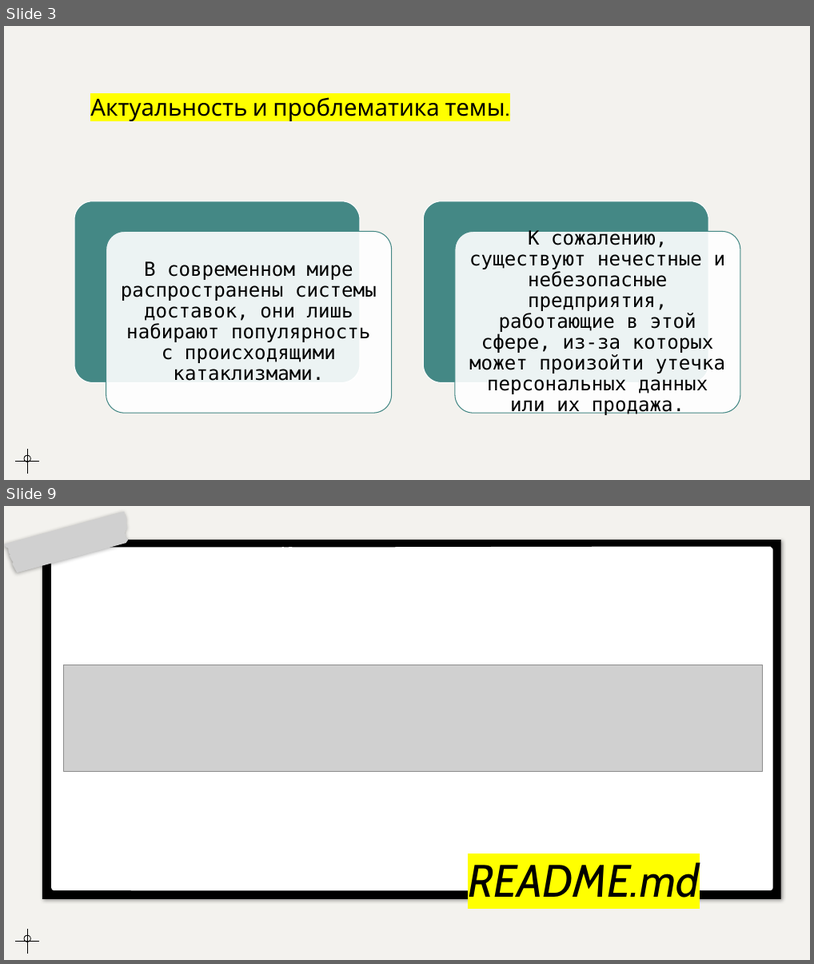
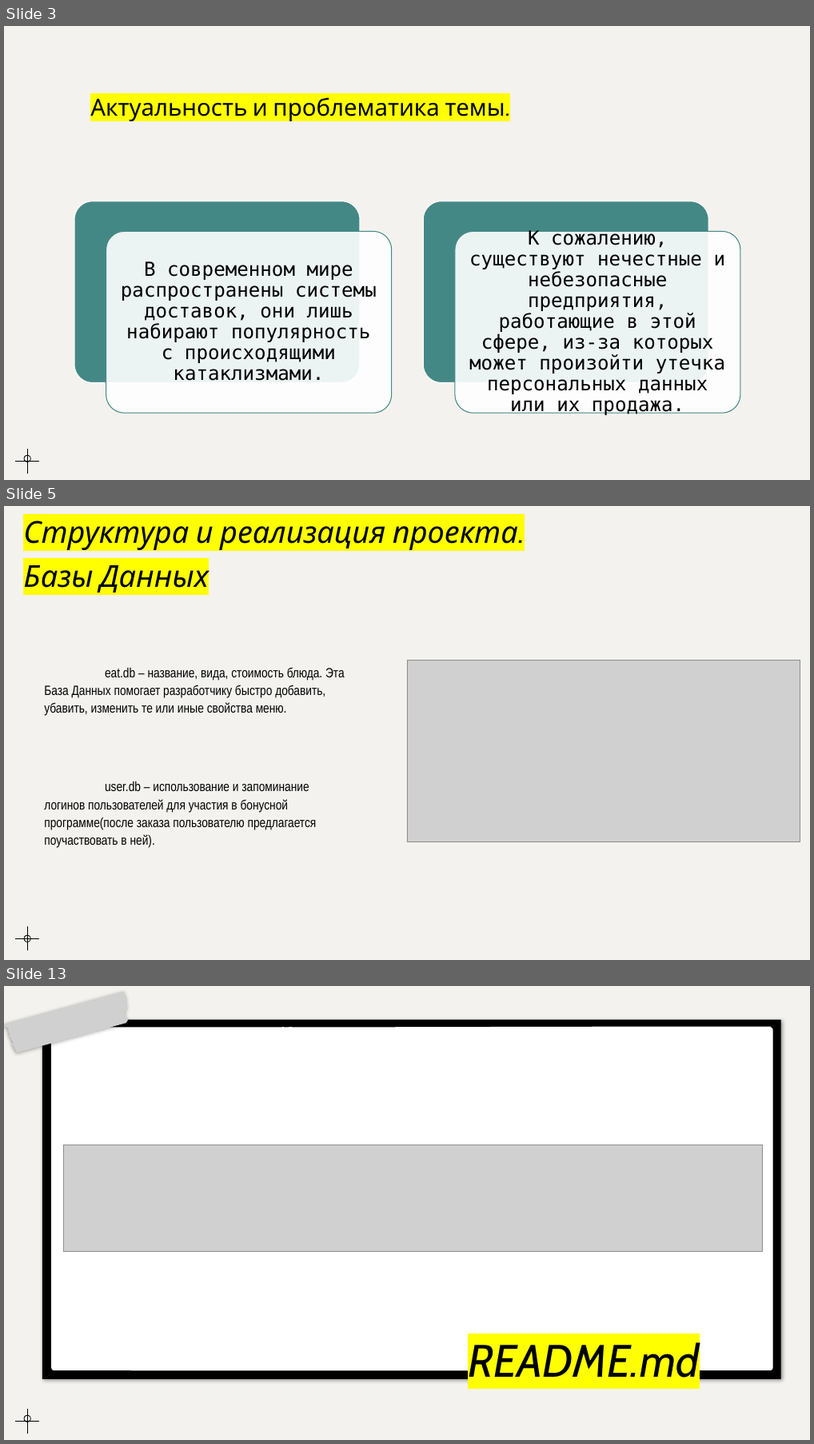
Before and after one commit to serzhana300/telegram_bot_yandex, a slide deck: documentation/Презентация 4.pptx. Shown one above the other, each under a label of ours: slides 3 and 9 before the commit, slides 3, 5 and 13 after it; the slides between them are not shown. The pictures are 814x964 and 814x1444 pixels, drawn with LibreOffice and Linux fonts; fonts in the diff are those of the drawing; grey boxes stand for pictures. Boxes give left, top, right and bottom in pixels: in the first picture for what was removed or moved away, otherwise in the second. Text is boxed around its words. In the diff, an @@ line names an element or a change of style, - is before the commit and + after.

```diff
--- a/documentation/Презентация 4.pptx
+++ b/documentation/Презентация 4.pptx
@@ slide 5 added at [4,506,810,960], background #F3F2EE @@
@@ title added at [23,520,518,592], 36 pt, text #000000, italic @@
+Структура и реализация проекта.
+Базы Данных
@@ text added at [44,667,345,848], 16 pt, text #000000 @@
+eat.db – название, вида, стоимость блюда. Эта База Данных помогает разработчику быстро добавить, убавить, изменить те или иные свойства меню.
+user.db – использование и запоминание логинов пользователей для участия в бонусной программе(после заказа пользователю предлагается поучаствовать в ней).
@@ picture added at [407,660,802,841] @@
@@ ellipse added at [24,935,30,941], outline #000000 0.75 pt @@
@@ line added from (27, 950) to (27, 927), #000000 0.75 pt @@
@@ line added from (15, 939) to (39, 939), #000000 0.75 pt @@
@@ what was slide 9 is now slide 13 @@
```
Also in this commit, not shown: 8 slides changed, 4 other slides added, 2 other files.
